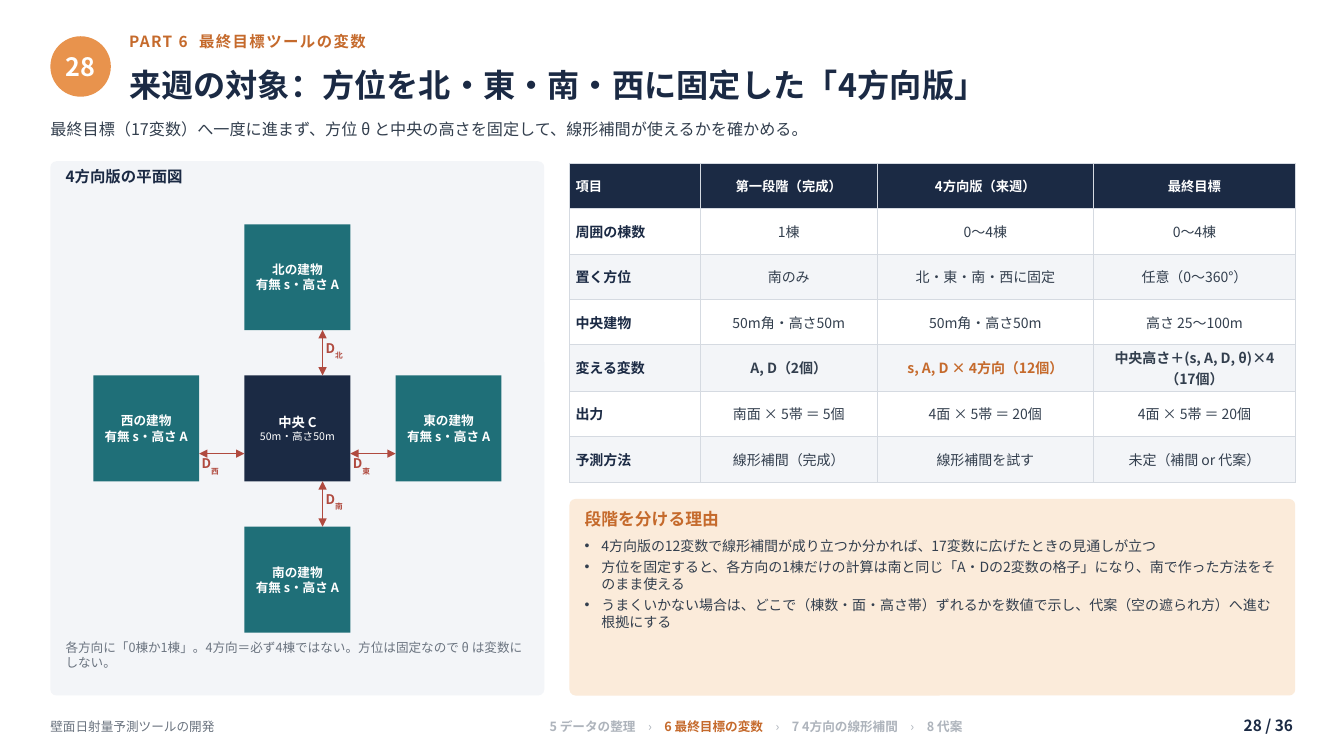
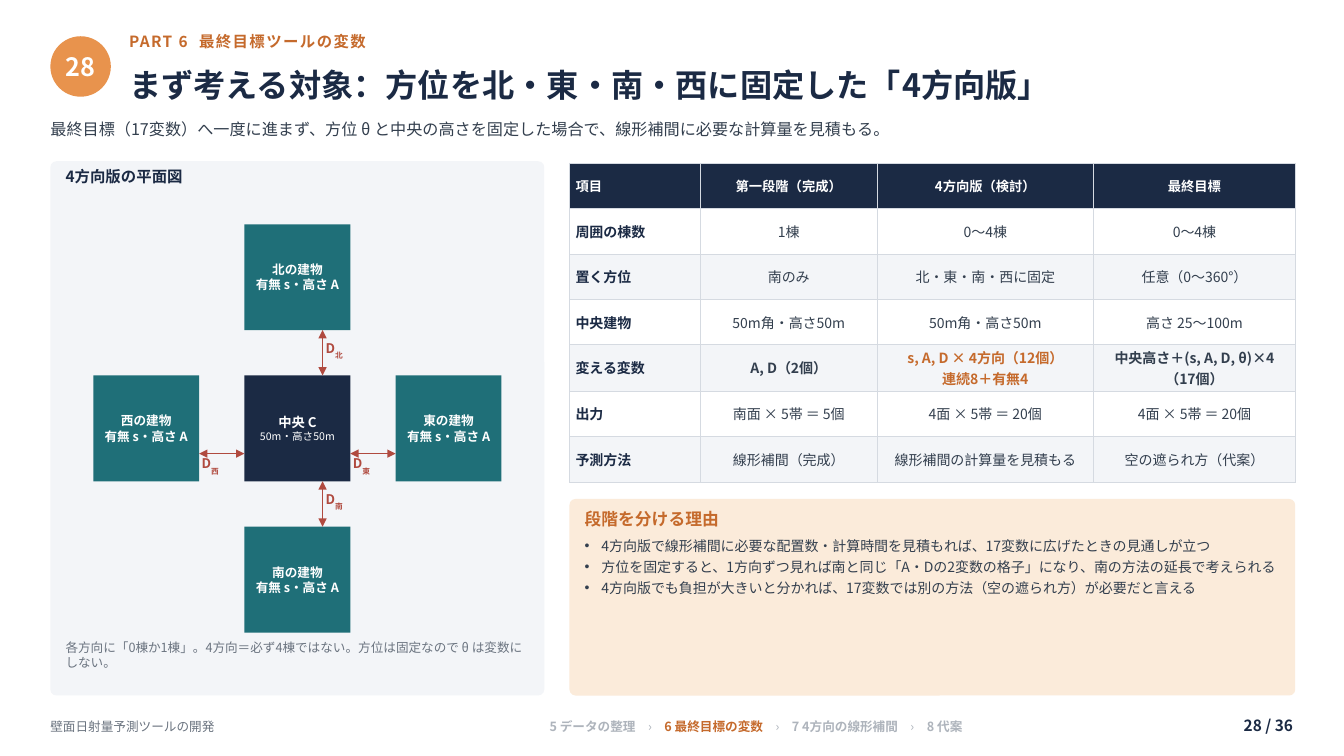
Before and after one commit to koyoy1016-gif/koyo1016, a slide deck: slide 28 of slides/壁面日射量予測ツールの開発_補足付き.pptx. Drawn at 1344x756 pixels with LibreOffice and Linux fonts; fonts in the diff are those of the drawing. Boxes give left, top, right and bottom in pixels: in the first picture for what was removed or moved away, otherwise in the second. Text is boxed around its words. In the diff, an @@ line names an element or a change of style, - is before the commit and + after.

```diff
--- a/slides/壁面日射量予測ツールの開発_補足付き.pptx
+++ b/slides/壁面日射量予測ツールの開発_補足付き.pptx
@@ text at box(129, 69, 1050, 100): text changed @@
-来週の対象：方位を北・東・南・西に固定した「4方向版」
+まず考える対象：方位を北・東・南・西に固定した「4方向版」
@@ text at box(50, 121, 889, 137): text changed @@
-最終目標（17変数）へ一度に進まず、方位 θ と中央の高さを固定して、線形補間が使えるかを確かめる。
+最終目標（17変数）へ一度に進まず、方位 θ と中央の高さを固定した場合で、線形補間に必要な計算量を見積もる。
@@ table at box(570, 163, 1296, 471) @@
-row 1, column 3: 4方向版（来週）
+row 1, column 3: 4方向版（検討）
-row 5, column 3: s, A, D × 4方向（12個）
+row 5, column 3: s, A, D × 4方向（12個） / 連続8＋有無4
-row 7, column 3: 線形補間を試す
+row 7, column 3: 線形補間の計算量を見積もる
-row 7, column 4: 未定（補間 or 代案）
+row 7, column 4: 空の遮られ方（代案）
@@ text at box(601, 539, 1275, 594): text changed @@
-• 4方向版の12変数で線形補間が成り立つか分かれば、17変数に広げたときの見通しが立つ
-• 方位を固定すると、各方向の1棟だけの計算は南と同じ「A・Dの2変数の格子」になり、南で作った方法をそのまま使える
-• うまくいかない場合は、どこで（棟数・面・高さ帯）ずれるかを数値で示し、代案（空の遮られ方）へ進む根拠にする
+• 4方向版で線形補間に必要な配置数・計算時間を見積もれば、17変数に広げたときの見通しが立つ
+• 方位を固定すると、1方向ずつ見れば南と同じ「A・Dの2変数の格子」になり、南の方法の延長で考えられる
+• 4方向版でも負担が大きいと分かれば、17変数では別の方法（空の遮られ方）が必要だと言える
```
Also in this commit, not shown: 7 other slides changed, 2 slides added, 2 slides removed, 4 other files.
